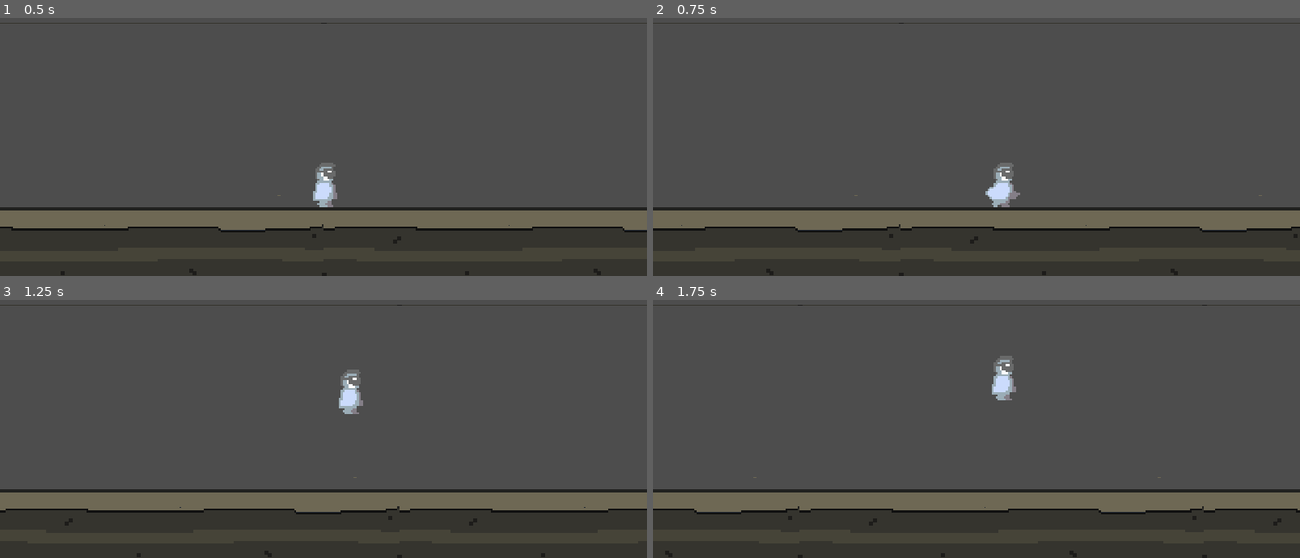
Above: before the commit, frames 1-4 (two rows, left to right).
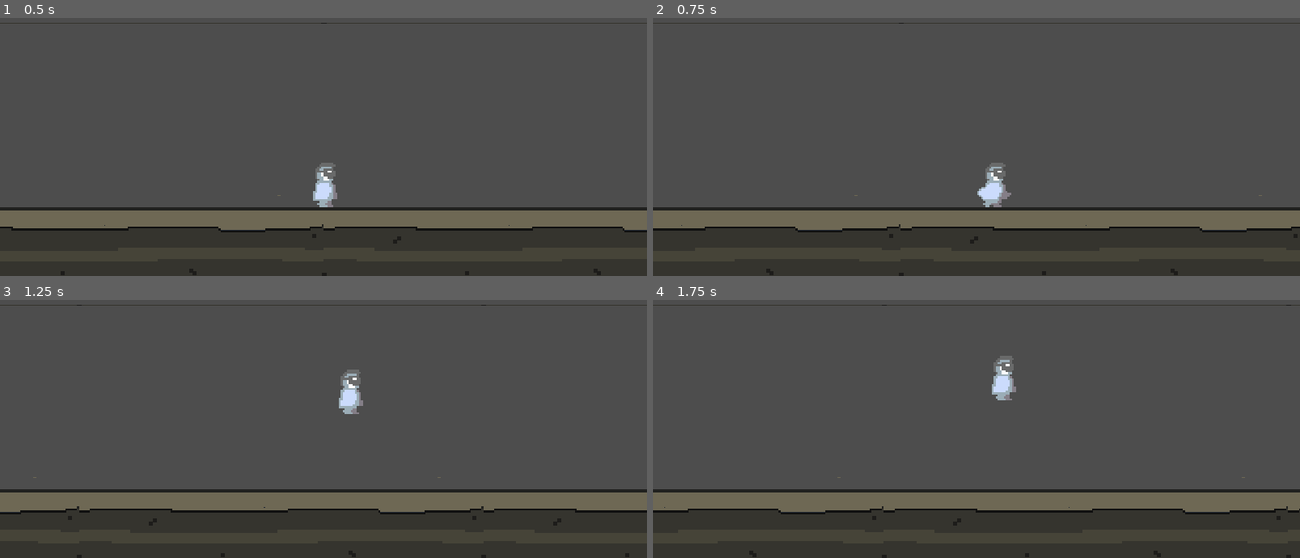
Above: after the commit, the same moments.

Repository: RobChiocchio/godot-wild-jam-58
Game: Godot game, scene res://scenes/level.tscn
Same seed, same stepped clock (60 frames per second), same inputs: the game is played once before the commit and once after it.
Inputs (mouse positions are in pixels of both pictures, inside the frame that each line leads up to):
- Up to frame 1 (0.5 s): no input
- Up to frame 2 (0.75 s): tap Enter at 0.5 s; move the mouse to (1118, 54) at 0.52 s; press the mouse at (1118, 54) at 0.53 s; hold D (move_right) from 0.53 s (still down)
- Up to frame 3 (1.25 s): keep holding D (move_right); tap W (jump) at 0.77 s
- Up to frame 4 (1.75 s): keep holding D (move_right); move the mouse to (847, 374) at 1.27 s; release the mouse at (847, 374) at 1.28 s; click (847, 374) at 1.35 s; tap W (jump) at 1.52 s

Frame 1 is identical in both runs. In frame 2, 0.6% of the frame differs, in the area x 50-57%, y 56-74%; in frame 3, 1.4%; in frame 4, 1.5%, in the area x 0-100%, y 68-84%.

Commit message:
Blow gun blows

Diff:
--- a/scenes/level.tscn
+++ b/scenes/level.tscn
@@ -1,9 +1,12 @@
-[gd_scene load_steps=7 format=3 uid="uid://3kw0godr8tcv"]
+[gd_scene load_steps=9 format=3 uid="uid://3kw0godr8tcv"]
 
 [ext_resource type="PackedScene" uid="uid://xcfais7p0tc6" path="res://scenes/player.tscn" id="1_bvayf"]
 [ext_resource type="PackedScene" uid="uid://dh3nwhsunniko" path="res://scenes/background.tscn" id="1_x070q"]
 [ext_resource type="Texture2D" uid="uid://xjblk1unfpjn" path="res://assets/ground/ground.png" id="2_7o1i0"]
 [ext_resource type="Script" path="res://scripts/camera.gd" id="3_63ddi"]
+[ext_resource type="Script" path="res://scripts/blowable.gd" id="4_wp5k8"]
+
+[sub_resource type="RectangleShape2D" id="RectangleShape2D_37dqy"]
 
 [sub_resource type="ShaderMaterial" id="ShaderMaterial_jvi4o"]
 
@@ -27,6 +30,13 @@
 position_smoothing_speed = 20.0
 script = ExtResource("3_63ddi")
 
+[node name="TestBox" type="RigidBody2D" parent="."]
+position = Vector2(64, -82)
+script = ExtResource("4_wp5k8")
+
+[node name="CollisionShape2D" type="CollisionShape2D" parent="TestBox"]
+shape = SubResource("RectangleShape2D_37dqy")
+
 [node name="Ground" type="StaticBody2D" parent="."]
 
 [node name="CollisionShape2D" type="CollisionShape2D" parent="Ground"]
--- /dev/null
+++ b/scripts/blowable.gd
@@ -0,0 +1,14 @@
+extends RigidBody2D
+
+
+# Called when the node enters the scene tree for the first time.
+func _ready():
+	pass # Replace with function body.
+
+
+# Called every frame. 'delta' is the elapsed time since the previous frame.
+func _process(delta):
+	pass
+
+func succ(force) -> void:
+	self.apply_central_force(force)
--- a/scripts/wind.gd
+++ b/scripts/wind.gd
@@ -1,6 +1,6 @@
 extends Area2D
 
-@export var max_force: float = 200
+@export var max_force: float = 1000
 @export var aim_direction := Vector2()
 
 @onready var _player = get_parent()
@@ -12,7 +12,7 @@
 
 
 # Called every frame. 'delta' is the elapsed time since the previous frame.
-func _process(delta):
+func _physics_process(delta):
 	var player_pos = _player.global_transform.origin
 	var target_pos = get_global_mouse_position()
 
@@ -23,6 +23,17 @@
 		_collider.look_at(target_pos)
 		_collider.disabled = false
 		_collider.visible = true
+
+		var bodies = get_overlapping_bodies()
+		for body in bodies:
+			if body.has_method("succ"):
+				var distance = body.position.distance_to(_player.position)
+				var strength = max_force #* 1/distance
+				var force = aim_direction*strength
+				body.succ(force)
+			else:
+				pass
+
 	else:
 		_collider.disabled = true
 		_collider.visible = false
